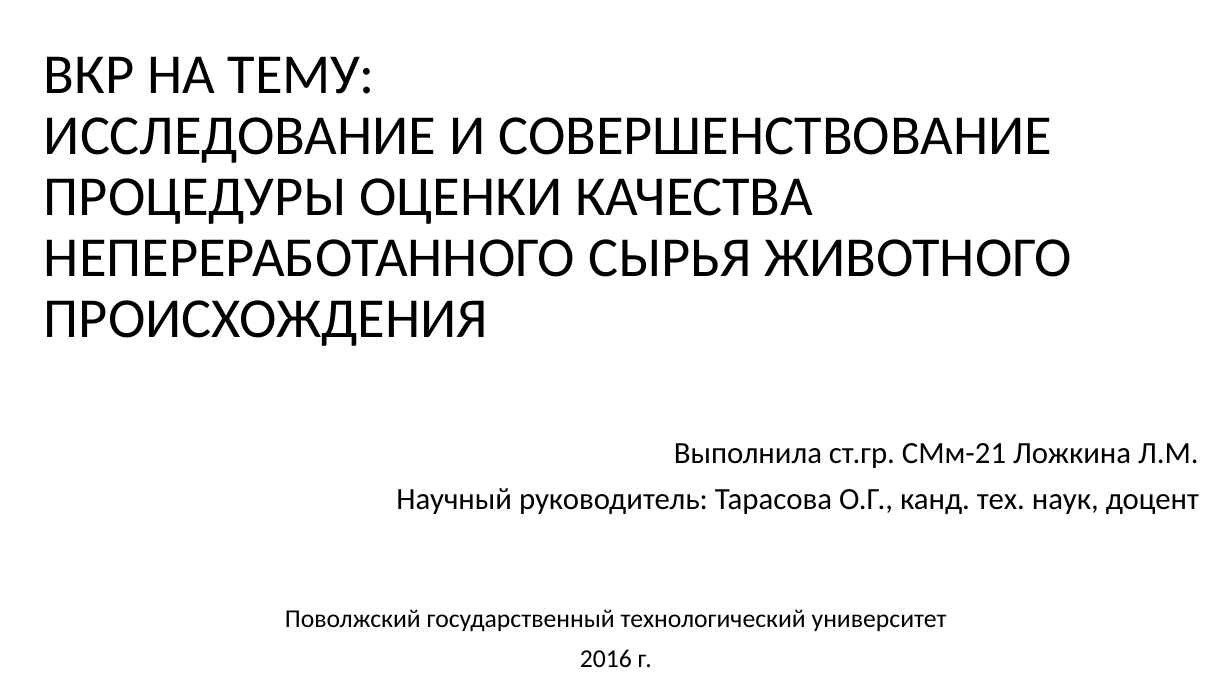
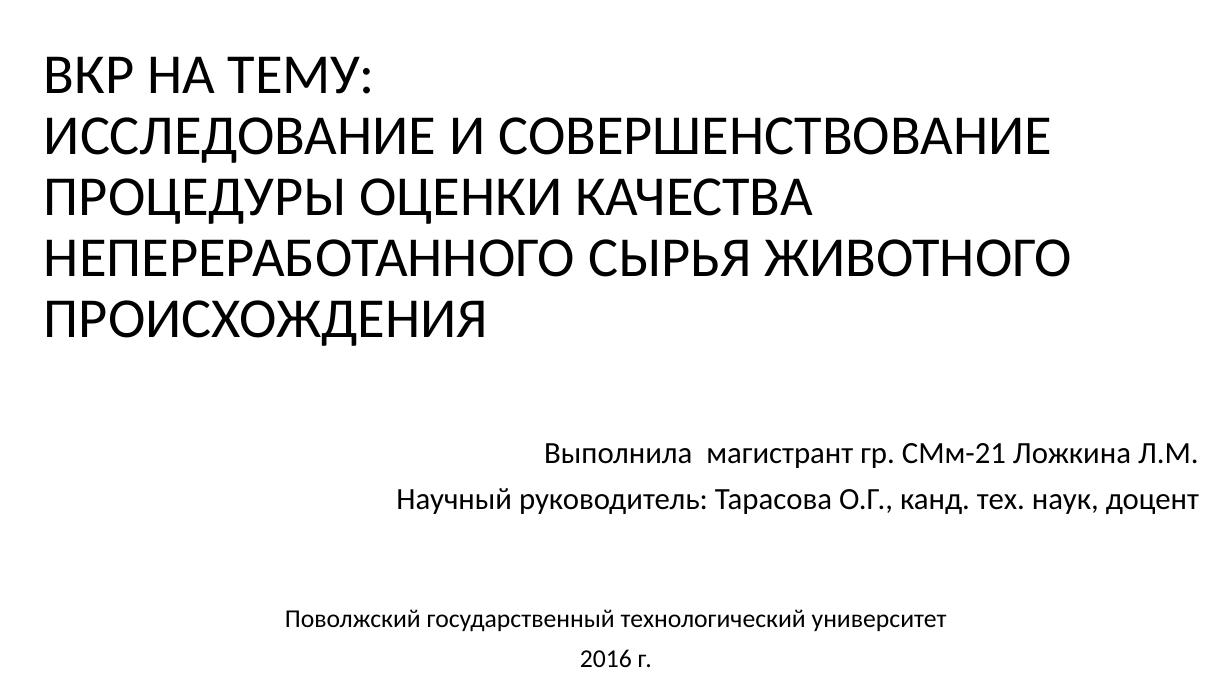
Before and after one commit to im7mortal/disser, a slide deck: slide 1 of Презентация.pptx. Drawn at 1232x693 pixels with LibreOffice and Linux fonts; fonts in the diff are those of the drawing. Boxes give left, top, right and bottom in pixels: in the first picture for what was removed or moved away, otherwise in the second. Text is boxed around its words. In the diff, an @@ line names an element or a change of style, - is before the commit and + after.

```diff
--- a/Презентация.pptx
+++ b/Презентация.pptx
@@ text at (x1=544, y1=443, x2=1199, y2=468): text changed @@
-Выполнила ст.гр. СМм-21 Ложкина Л.М.
+Выполнила магистрант гр. СМм-21 Ложкина Л.М.
```
Also in this commit, not shown: 1 other slide changed, 1 slide added, 1 slide removed, 1 other file.
